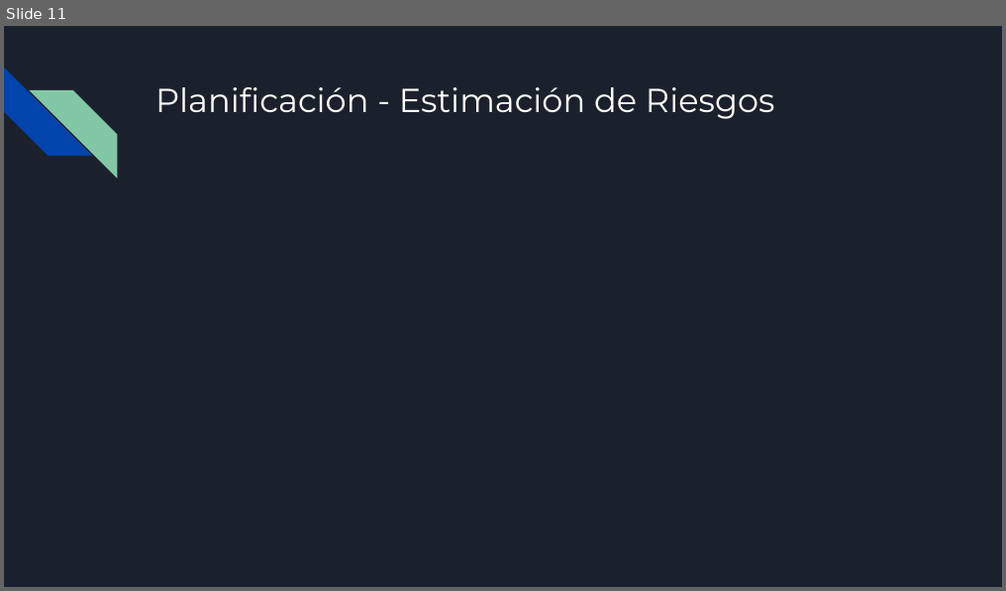
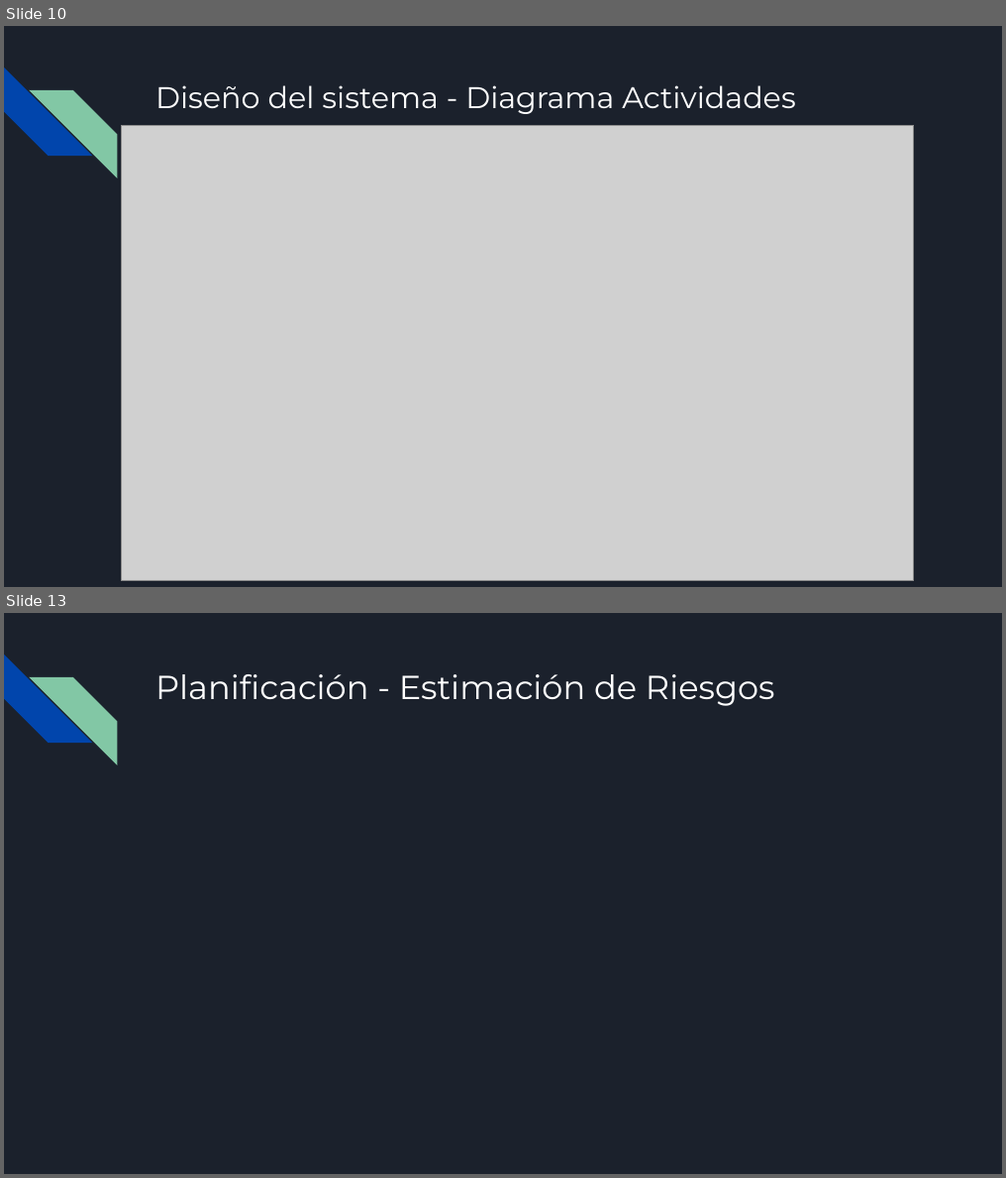
Before and after one commit to Carlos-Pardo-B/GRUPO_1_-Henriquez_Saavedra_Madrid_Pardo, a slide deck: Fase 1/Evidencias Grupales/Presentación Proyecto.pptx. Shown one above the other, each under a label of ours: slide 11 before the commit, slides 10 and 13 after it; the slides between them are not shown. The pictures are 1006x591 and 1006x1178 pixels, drawn with LibreOffice and Linux fonts; fonts in the diff are those of the drawing; grey boxes stand for pictures. Boxes give left, top, right and bottom in pixels: in the first picture for what was removed or moved away, otherwise in the second. Text is boxed around its words. In the diff, an @@ line names an element or a change of style, - is before the commit and + after.

```diff
--- a/Fase 1/Evidencias Grupales/Presentación Proyecto.pptx
+++ b/Fase 1/Evidencias Grupales/Presentación Proyecto.pptx
@@ slide 10 added at box(4, 26, 1002, 587), background #1B212C; not listed: 2 template elements that a slide beside it also shows @@
@@ title added at box(155, 85, 795, 114), 21.6 pt, text #FFFFFF @@
+Diseño del sistema - Diagrama Actividades
@@ picture added at box(121, 125, 913, 580) @@
@@ what was slide 11 is now slide 13 @@
```
Also in this commit, not shown: 5 slides changed, 2 other slides added, 1 slide removed, 1 other file.
